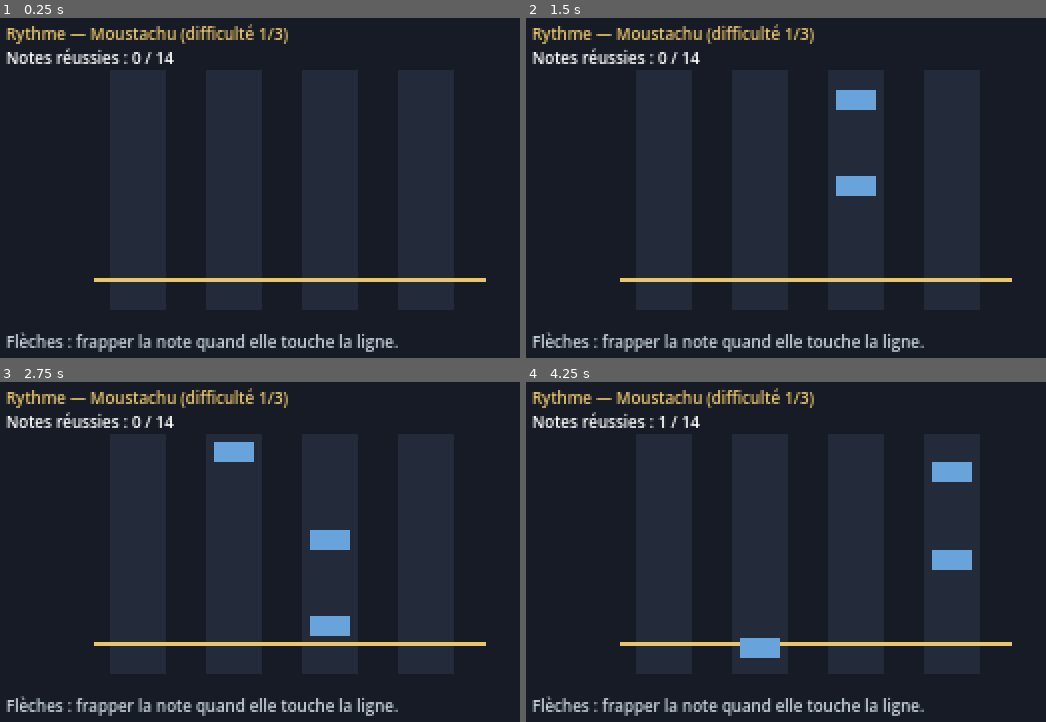
Above: before the commit, frames 1-4 (two rows, left to right).
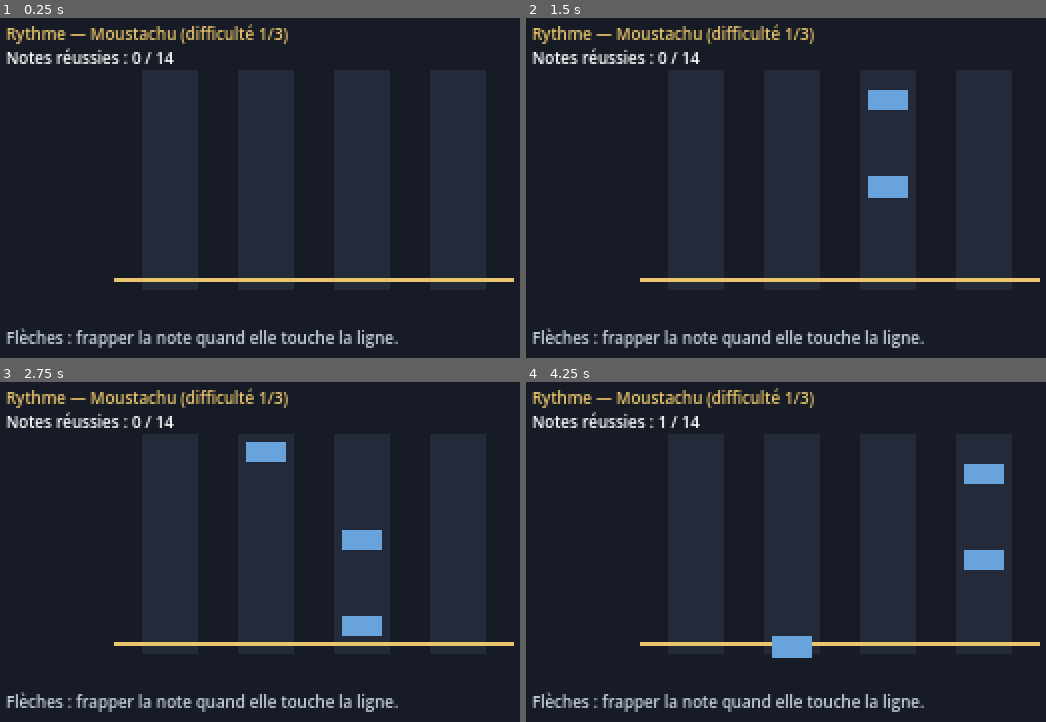
Above: after the commit, the same moments.

Repository: ThibaultGRAND/EEMIDEX
Game: Godot game, scene res://scenes/minigames/rythme/rythme.tscn
Same seed, same stepped clock (60 frames per second), same inputs: the game is played once before the commit and once after it. This scene is started directly instead of the project's main scene.
Inputs:
- Up to frame 1 (0.25 s): no input
- Up to frame 2 (1.5 s): tap Enter (ui_accept) at 0.5, 0.77 s; hold Right (ui_right) 0.53-1.28 s; tap Tab at 0.6 s; hold Down (ui_down) from 1.28 s (still down); tap Shift at 1.35 s
- Up to frame 3 (2.75 s): tap Enter (ui_accept) at 1.52 s; release Down (ui_down) at 2.03 s; hold Right (ui_right) from 2.03 s (still down); tap Tab at 2.1 s
- Up to frame 4 (4.25 s): release Right (ui_right) at 2.78 s; hold Up (ui_up) 2.78-3.53 s; tap Shift at 2.85 s; tap Enter (ui_accept) at 3.02, 3.77 s; hold Left (ui_left) from 3.53 s (still down); tap Tab at 3.6 s

The runs differ from the first frame. In frame 1, 1.7% of the frame differs, in the area x 1-99%, y 76-99%; in frame 2, 3.2%; in frame 3, 3.9%; in frame 4, 4.0%, in the area x 1-99%, y 23-99%.

Commit message:
Prepare le passage en 640 x 360
Les mini-jeux se dessinaient en coordonnees absolues : a 640 x 360 ils
auraient tenu dans le quart haut-gauche de l'ecran. Leur geometrie est
maintenant exprimee en proportions de la fenetre. Les libelles des scenes
d'interface sont ancres aux bords plutot que poses a une position fixe.

tools/changer_resolution.py applique le changement d'un seul coup et dans
les deux sens : fenetre, taille de case, taille de tuile des deux outils,
taille du sprite joueur, et les 19 tailles de police des scenes. Essaye a
blanc avec un facteur 1 : les sept emplacements sont bien trouves.

Co-Authored-By: Claude Opus 5 <noreply@anthropic.com>

Diff:
--- a/scenes/minigames/frappe/frappe.gd
+++ b/scenes/minigames/frappe/frappe.gd
@@ -6,10 +6,12 @@
 const RESSOURCE := &"quenelle"
 const STAT := &"attaque"
 const COUPS := 3
-const BARRE_X := 30.0
-const BARRE_LARGEUR := 260.0
-const BARRE_Y := 92.0
-const BARRE_HAUTEUR := 20.0
+## La barre est decrite en proportions de l'ecran, pour que le mini-jeu
+## survive a un changement de resolution.
+const BARRE_X := 0.094
+const BARRE_LARGEUR := 0.812
+const BARRE_Y := 0.511
+const BARRE_HAUTEUR := 0.111
 
 var _gone: GoneInstance
 var _niveau: int = 1
@@ -101,13 +103,25 @@
 func _retour() -> void:
 	get_tree().change_scene_to_file(GameState.SCENE_MONDE)
 
+## La barre, en pixels, pour la resolution du moment.
+func _barre() -> Rect2:
+	var ecran := get_viewport_rect().size
+	return Rect2(ecran.x * BARRE_X, ecran.y * BARRE_Y,
+		ecran.x * BARRE_LARGEUR, ecran.y * BARRE_HAUTEUR)
+
 func _draw() -> void:
-	draw_rect(Rect2(0, 0, 320, 180), Color(0.0862745, 0.105882, 0.145098))
-	draw_rect(Rect2(BARRE_X, BARRE_Y, BARRE_LARGEUR, BARRE_HAUTEUR), Color(0.188235, 0.223529, 0.286275))
-	var zone_x := BARRE_X + (_centre - _demi_largeur) * BARRE_LARGEUR
-	var zone_l := 2.0 * _demi_largeur * BARRE_LARGEUR
-	draw_rect(Rect2(zone_x, BARRE_Y, zone_l, BARRE_HAUTEUR), Color(0.290196, 0.552941, 0.376471))
+	var ecran := get_viewport_rect().size
+	draw_rect(Rect2(Vector2.ZERO, ecran), Color(0.0862745, 0.105882, 0.145098))
+	var barre := _barre()
+	draw_rect(barre, Color(0.188235, 0.223529, 0.286275))
+	var zone_x := barre.position.x + (_centre - _demi_largeur) * barre.size.x
+	var zone_l := 2.0 * _demi_largeur * barre.size.x
+	draw_rect(Rect2(zone_x, barre.position.y, zone_l, barre.size.y), Color(0.290196, 0.552941, 0.376471))
 	var coeur_l := zone_l * 0.35
-	draw_rect(Rect2(BARRE_X + _centre * BARRE_LARGEUR - coeur_l * 0.5, BARRE_Y, coeur_l, BARRE_HAUTEUR), Color(0.941176, 0.776471, 0.317647))
-	var x := BARRE_X + _curseur * BARRE_LARGEUR
-	draw_rect(Rect2(x - 1.0, BARRE_Y - 6.0, 3.0, BARRE_HAUTEUR + 12.0), Color(0.945098, 0.945098, 0.921569))
+	draw_rect(Rect2(barre.position.x + _centre * barre.size.x - coeur_l * 0.5, barre.position.y,
+		coeur_l, barre.size.y), Color(0.941176, 0.776471, 0.317647))
+	var epaisseur := maxf(2.0, ecran.x / 160.0)
+	var depasse := barre.size.y * 0.3
+	var x := barre.position.x + _curseur * barre.size.x
+	draw_rect(Rect2(x - epaisseur * 0.5, barre.position.y - depasse,
+		epaisseur, barre.size.y + depasse * 2.0), Color(0.945098, 0.945098, 0.921569))
--- a/scenes/minigames/frappe/frappe.tscn
+++ b/scenes/minigames/frappe/frappe.tscn
@@ -8,30 +8,35 @@
 [node name="Hud" type="CanvasLayer" parent="."]
 
 [node name="Titre" type="Label" parent="Hud"]
-unique_name_in_owner = true
+anchor_right = 1.0
 offset_left = 6.0
 offset_top = 4.0
-offset_right = 314.0
+offset_right = -6.0
 offset_bottom = 16.0
+unique_name_in_owner = true
 theme_override_colors/font_color = Color(0.913725, 0.772549, 0.419608, 1)
 theme_override_font_sizes/font_size = 8
 text = ""
 
 [node name="Info" type="Label" parent="Hud"]
-unique_name_in_owner = true
+anchor_right = 1.0
 offset_left = 6.0
 offset_top = 16.0
-offset_right = 314.0
+offset_right = -6.0
 offset_bottom = 28.0
+unique_name_in_owner = true
 theme_override_font_sizes/font_size = 8
 text = ""
 
 [node name="Resultat" type="Label" parent="Hud"]
+anchor_top = 1.0
+anchor_right = 1.0
+anchor_bottom = 1.0
+offset_left = 6.0
+offset_top = -24.0
+offset_right = -6.0
+offset_bottom = -2.0
 unique_name_in_owner = true
-offset_left = 6.0
-offset_top = 158.0
-offset_right = 314.0
-offset_bottom = 178.0
 theme_override_colors/font_color = Color(0.784314, 0.823529, 0.866667, 1)
 theme_override_font_sizes/font_size = 8
 text = ""
--- a/scenes/minigames/rythme/rythme.gd
+++ b/scenes/minigames/rythme/rythme.gd
@@ -5,11 +5,14 @@
 
 const RESSOURCE := &"praline"
 const STAT := &"vitesse"
-const LIGNE_Y := 132.0
+## Proportions de l'ecran : le mini-jeu suit la resolution.
+const LIGNE_Y := 0.733
+const HAUT_Y := 0.156
+const COLONNE_ECART := 0.15
+const COLONNE_LARGEUR := 0.0875
 const TOLERANCE := 0.18        # tolérance en secondes autour de la ligne
 const DUREE_CHUTE := 1.6       # secondes entre l'apparition et la ligne
 const ACTIONS := ["ui_left", "ui_down", "ui_up", "ui_right"]
-const COLONNES_X := [72.0, 120.0, 168.0, 216.0]
 
 var _gone: GoneInstance
 var _niveau: int = 1
@@ -110,11 +113,25 @@
 func _retour() -> void:
 	get_tree().change_scene_to_file(GameState.SCENE_MONDE)
 
+## Centre horizontal de chaque colonne, en pixels.
+func _colonne_x(colonne: int) -> float:
+	var ecran := get_viewport_rect().size
+	var ecart := ecran.x * COLONNE_ECART
+	var premier := ecran.x * 0.5 - ecart * (ACTIONS.size() - 1) * 0.5
+	return premier + ecart * colonne
+
 func _draw() -> void:
-	draw_rect(Rect2(0, 0, 320, 180), Color(0.0862745, 0.105882, 0.145098))
-	for i in COLONNES_X.size():
-		draw_rect(Rect2(COLONNES_X[i] - 14.0, 28.0, 28.0, 120.0), Color(0.137255, 0.164706, 0.223529))
-	draw_rect(Rect2(50.0, LIGNE_Y, 196.0, 2.0), Color(0.913725, 0.772549, 0.419608))
+	var ecran := get_viewport_rect().size
+	var ligne_y := ecran.y * LIGNE_Y
+	var haut_y := ecran.y * HAUT_Y
+	var largeur := ecran.x * COLONNE_LARGEUR
+	draw_rect(Rect2(Vector2.ZERO, ecran), Color(0.0862745, 0.105882, 0.145098))
+	for i in ACTIONS.size():
+		draw_rect(Rect2(_colonne_x(i) - largeur * 0.5, haut_y, largeur, ligne_y - haut_y + largeur * 0.2),
+			Color(0.137255, 0.164706, 0.223529))
+	var bande = _colonne_x(0) - largeur
+	draw_rect(Rect2(bande, ligne_y, _colonne_x(ACTIONS.size() - 1) + largeur - bande,
+		maxf(2.0, ecran.y / 90.0)), Color(0.913725, 0.772549, 0.419608))
 	if _termine:
 		return
 	for note in _notes:
@@ -123,6 +140,7 @@
 		var reste: float = float(note["temps"]) - _temps
 		if reste > DUREE_CHUTE or reste < -0.25:
 			continue
-		var y: float = LIGNE_Y - reste / DUREE_CHUTE * (LIGNE_Y - 28.0)
-		var x: float = COLONNES_X[int(note["colonne"])]
-		draw_rect(Rect2(x - 10.0, y - 5.0, 20.0, 10.0), Color(0.411765, 0.639216, 0.858824))
+		var y: float = ligne_y - reste / DUREE_CHUTE * (ligne_y - haut_y)
+		var x: float = _colonne_x(int(note["colonne"]))
+		draw_rect(Rect2(x - largeur * 0.36, y - largeur * 0.18, largeur * 0.72, largeur * 0.36),
+			Color(0.411765, 0.639216, 0.858824))
--- a/scenes/minigames/rythme/rythme.tscn
+++ b/scenes/minigames/rythme/rythme.tscn
@@ -8,30 +8,35 @@
 [node name="Hud" type="CanvasLayer" parent="."]
 
 [node name="Titre" type="Label" parent="Hud"]
-unique_name_in_owner = true
+anchor_right = 1.0
 offset_left = 6.0
 offset_top = 4.0
-offset_right = 314.0
+offset_right = -6.0
 offset_bottom = 16.0
+unique_name_in_owner = true
 theme_override_colors/font_color = Color(0.913725, 0.772549, 0.419608, 1)
 theme_override_font_sizes/font_size = 8
 text = ""
 
 [node name="Info" type="Label" parent="Hud"]
-unique_name_in_owner = true
+anchor_right = 1.0
 offset_left = 6.0
 offset_top = 16.0
-offset_right = 314.0
+offset_right = -6.0
 offset_bottom = 28.0
+unique_name_in_owner = true
 theme_override_font_sizes/font_size = 8
 text = ""
 
 [node name="Resultat" type="Label" parent="Hud"]
+anchor_top = 1.0
+anchor_right = 1.0
+anchor_bottom = 1.0
+offset_left = 6.0
+offset_top = -24.0
+offset_right = -6.0
+offset_bottom = -2.0
 unique_name_in_owner = true
-offset_left = 6.0
-offset_top = 158.0
-offset_right = 314.0
-offset_bottom = 178.0
 theme_override_colors/font_color = Color(0.784314, 0.823529, 0.866667, 1)
 theme_override_font_sizes/font_size = 8
 text = ""
--- a/scenes/ui/main_menu.tscn
+++ b/scenes/ui/main_menu.tscn
@@ -10,46 +10,52 @@
 
 [node name="Fond" type="ColorRect" parent="."]
 layout_mode = 0
-offset_right = 320.0
-offset_bottom = 180.0
+anchor_right = 1.0
+anchor_bottom = 1.0
 color = Color(0.0627451, 0.0784314, 0.109804, 1)
 
 [node name="Titre" type="Label" parent="."]
-layout_mode = 0
-offset_top = 24.0
-offset_right = 320.0
-offset_bottom = 48.0
+layout_mode = 1
+anchors_preset = -1
+anchor_top = 0.133
+anchor_right = 1.0
+anchor_bottom = 0.267
 theme_override_colors/font_color = Color(0.913725, 0.772549, 0.419608, 1)
 theme_override_font_sizes/font_size = 20
 text = "GONES"
 horizontal_alignment = 1
 
 [node name="SousTitre" type="Label" parent="."]
-layout_mode = 0
-offset_top = 50.0
-offset_right = 320.0
-offset_bottom = 62.0
+layout_mode = 1
+anchors_preset = -1
+anchor_top = 0.278
+anchor_right = 1.0
+anchor_bottom = 0.344
 theme_override_colors/font_color = Color(0.564706, 0.635294, 0.709804, 1)
 theme_override_font_sizes/font_size = 8
 text = "Attrapez-les tous, ils sont dans votre promo."
 horizontal_alignment = 1
 
 [node name="Menu" type="Label" parent="."]
+layout_mode = 1
+anchors_preset = -1
+anchor_top = 0.467
+anchor_right = 1.0
+anchor_bottom = 0.778
 unique_name_in_owner = true
-layout_mode = 0
-offset_top = 84.0
-offset_right = 320.0
-offset_bottom = 140.0
 theme_override_font_sizes/font_size = 10
 text = "> Nouvelle partie"
 horizontal_alignment = 1
 
 [node name="Aide" type="Label" parent="."]
+anchor_top = 1.0
+anchor_right = 1.0
+anchor_bottom = 1.0
+offset_left = 6.0
+offset_top = -16.0
+offset_right = -6.0
+offset_bottom = 6.0
 layout_mode = 0
-offset_left = 4.0
-offset_top = 166.0
-offset_right = 316.0
-offset_bottom = 178.0
 theme_override_colors/font_color = Color(0.407843, 0.470588, 0.537255, 1)
 theme_override_font_sizes/font_size = 8
 text = "Flèches : choisir     Entrée : valider"
